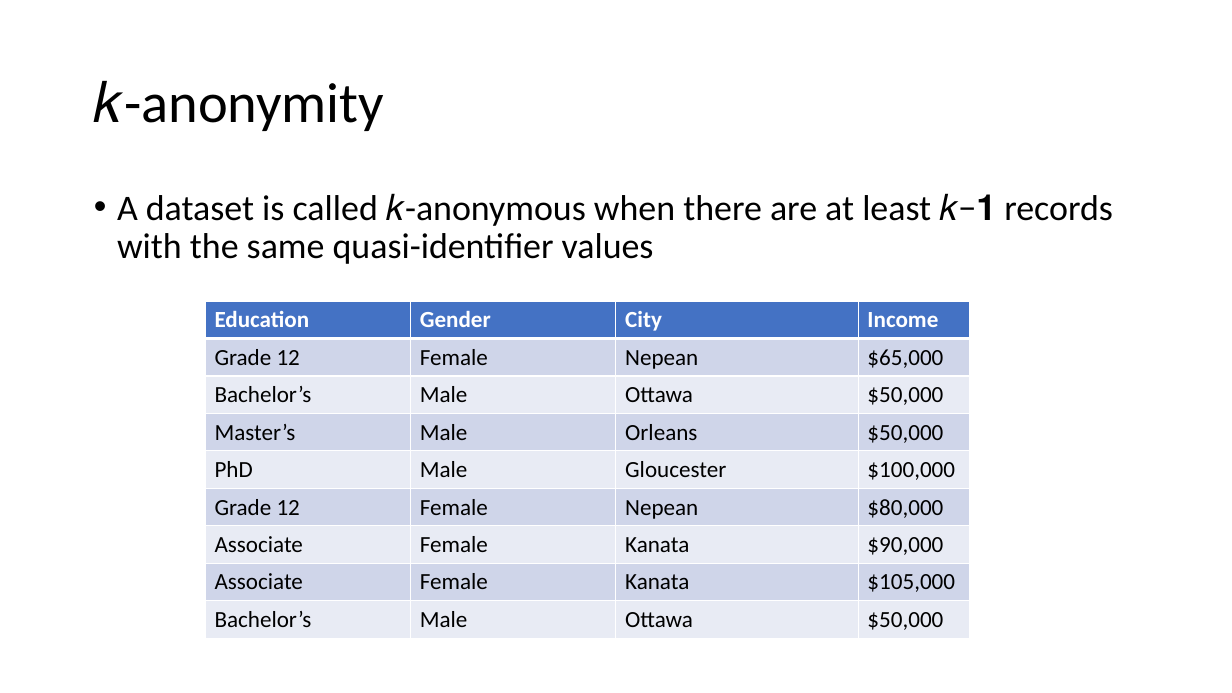
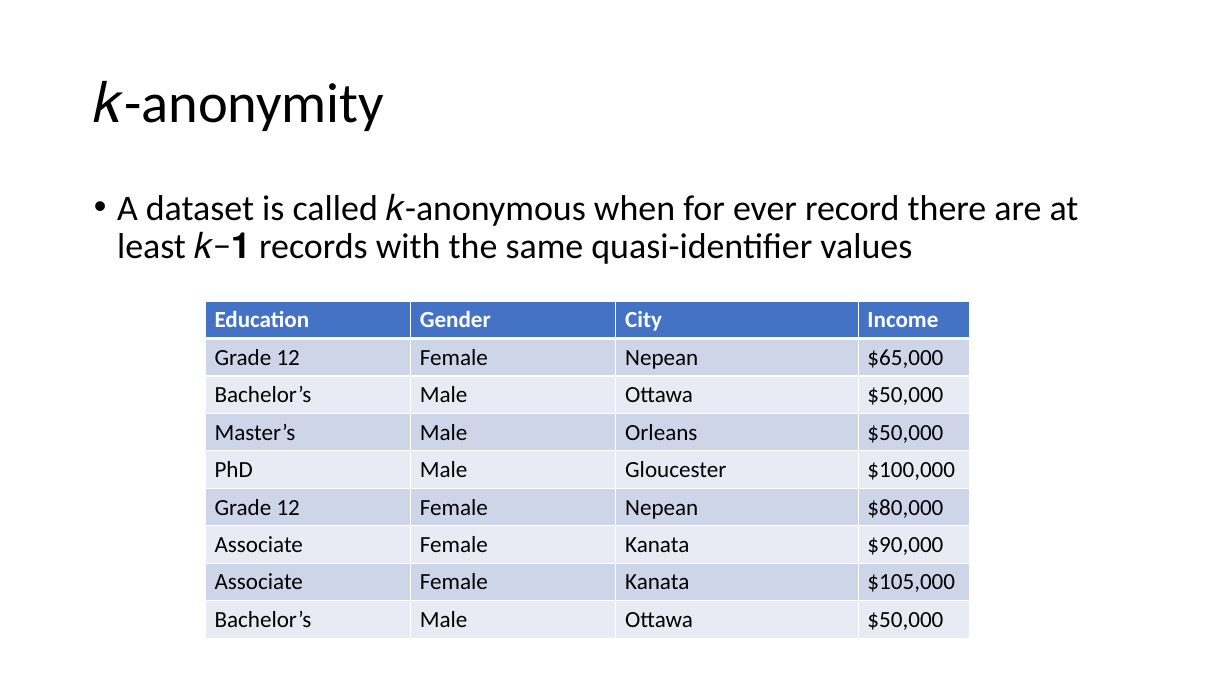
Before and after one commit to micophilip/comp5704, a slide deck: slide 10 of assets/project/Presentation.pptx. Drawn at 1232x693 pixels with LibreOffice and Linux fonts; fonts in the diff are those of the drawing. Boxes give left, top, right and bottom in pixels: in the first picture for what was removed or moved away, otherwise in the second. Text is boxed around its words. In the diff, an @@ line names an element or a change of style, - is before the commit and + after.

```diff
--- a/assets/project/Presentation.pptx
+++ b/assets/project/Presentation.pptx
@@ text at (117,193,1079,264): text changed @@
-• A dataset is called 𝑘-anonymous when there are at least 𝑘−𝟏 records with the same quasi-identifier values
+• A dataset is called 𝑘-anonymous when for ever record there are at least 𝑘−𝟏 records with the same quasi-identifier values
```
Also in this commit, not shown: 16 other slides changed, 3 slides added, 1 other file.
